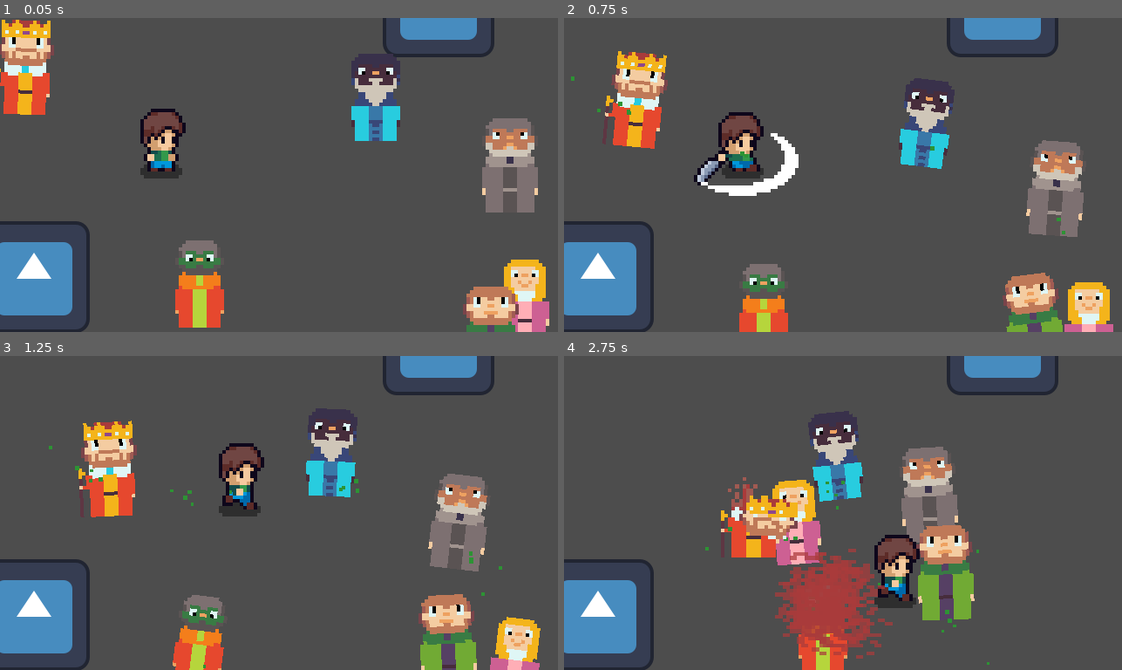
Above: before the commit, frames 1-4 (two rows, left to right).
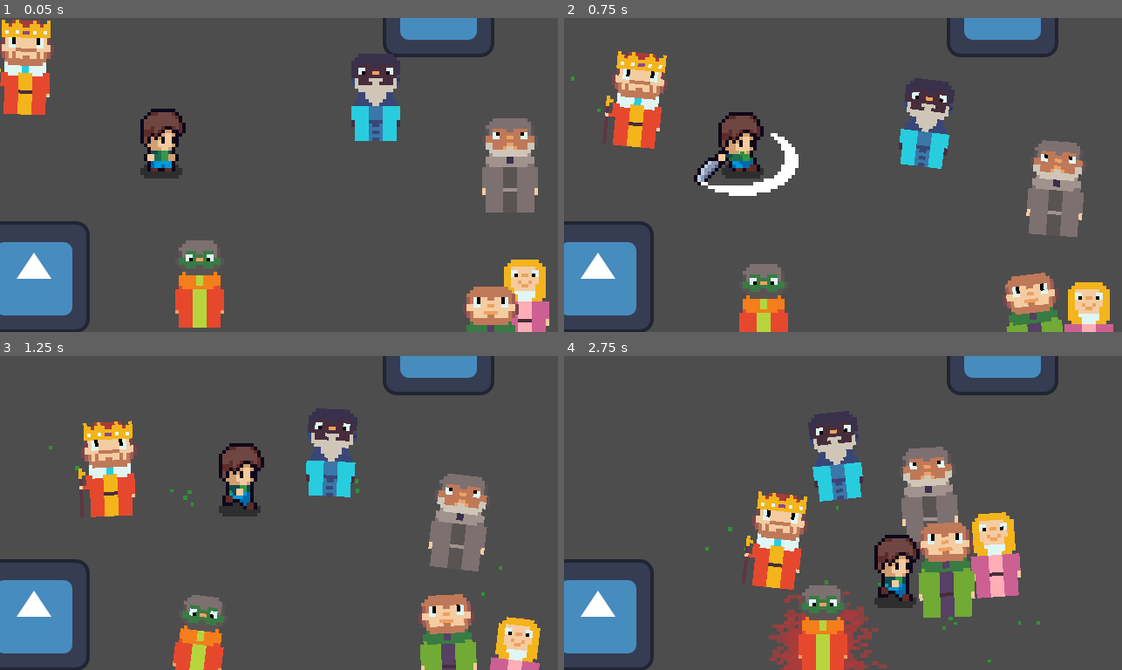
Above: after the commit, the same moments.

Repository: 1ChuckNorris1/BrackeysGameJam2026.2
Game: Godot game, scene res://Scenes/test_scene.tscn
Same seed, same stepped clock (60 frames per second), same inputs: the game is played once before the commit and once after it. This scene is started directly instead of the project's main scene. The engine's default icon, where the game draws it, is replaced by a stand-in: a white triangle on a blue panel in a dark square.
Inputs:
- Up to frame 1 (0.05 s): no input
- Up to frame 2 (0.75 s): hold Right (move_right) from 0.53 s (still down); tap J (attack) at 0.6 s
- Up to frame 3 (1.25 s): keep holding Right (move_right)
- Up to frame 4 (2.75 s): release Right (move_right) at 1.28 s; hold S (move_down) 1.28-2.03 s; tap J (attack) at 1.35, 2.1 s; hold Right (move_right) from 2.03 s (still down)

Frame 1 is identical in both runs. In frame 2, less than 0.1% of the frame differs, in the area x 9-90%, y 26-69%; in frame 3, less than 0.1%; in frame 4, 11%, in the area x 28-86%, y 38-100%.

Commit message:
menu music und besseres ordering der deathanimation

Diff:
--- a/brackeys-game-jam-2026.2/Scenes/Entities/enemy.tscn
+++ b/brackeys-game-jam-2026.2/Scenes/Entities/enemy.tscn
@@ -4,6 +4,7 @@
 [ext_resource type="Texture2D" uid="uid://52bltbtormm6" path="res://assets/aseprite/characters.png" id="2_ge2ll"]
 [ext_resource type="Texture2D" uid="uid://cv61364qbes5k" path="res://assets/aseprite/NPCsDieAnimation.png" id="3_ge2ll"]
 [ext_resource type="PackedScene" uid="uid://ximwursx10rv" path="res://Scenes/Components/movement_particles_component.tscn" id="4_ygq1y"]
+[ext_resource type="AudioStream" uid="uid://clfufjpfnllpd" path="res://assets/Sounds/SFX/deathMoerder.wav" id="5_tx8ge"]
 
 [sub_resource type="CapsuleShape2D" id="CapsuleShape2D_ulfyr"]
 radius = 13.5
@@ -764,6 +765,7 @@
 shape = SubResource("CircleShape2D_1cbk1")
 
 [node name="AnimatedSprite2D" type="AnimatedSprite2D" parent="." unique_id=1238180268]
+z_index = 5
 position = Vector2(-38, -15.5)
 scale = Vector2(2, 2)
 sprite_frames = SubResource("SpriteFrames_o6kgl")
@@ -772,6 +774,7 @@
 
 [node name="DeathAnimation" type="AnimatedSprite2D" parent="." unique_id=349507686]
 unique_name_in_owner = true
+z_index = 1
 position = Vector2(6.000001, -9.5)
 scale = Vector2(2.1, 2.1)
 sprite_frames = SubResource("SpriteFrames_on283")
@@ -780,6 +783,9 @@
 [node name="MovementParticlesComponent" parent="." unique_id=2100393624 instance=ExtResource("4_ygq1y")]
 unique_name_in_owner = true
 
+[node name="DieSound" type="AudioStreamPlayer" parent="." unique_id=2078157408]
+stream = ExtResource("5_tx8ge")
+
 [connection signal="body_entered" from="ControlledArea" to="." method="_on_controlled_area_body_entered"]
 [connection signal="body_entered" from="MurderArea" to="." method="_on_murder_area_body_entered"]
 [connection signal="animation_finished" from="DeathAnimation" to="." method="delete_self"]
--- a/brackeys-game-jam-2026.2/Scenes/Entities/king_agent.tscn
+++ b/brackeys-game-jam-2026.2/Scenes/Entities/king_agent.tscn
@@ -4,32 +4,11 @@
 [ext_resource type="Texture2D" uid="uid://52bltbtormm6" path="res://assets/aseprite/characters.png" id="2_plaf6"]
 [ext_resource type="Texture2D" uid="uid://cv61364qbes5k" path="res://assets/aseprite/NPCsDieAnimation.png" id="3_plaf6"]
 [ext_resource type="PackedScene" uid="uid://ximwursx10rv" path="res://Scenes/Components/movement_particles_component.tscn" id="4_ne00k"]
+[ext_resource type="AudioStream" uid="uid://cutcgjn6hanid" path="res://assets/Sounds/SFX/deathkoenig.wav" id="5_df8lv"]
 
 [sub_resource type="CapsuleShape2D" id="CapsuleShape2D_ulfyr"]
 radius = 12.0
 height = 26.0
-
-[sub_resource type="AtlasTexture" id="AtlasTexture_ne00k"]
-atlas = ExtResource("2_plaf6")
-region = Rect2(0, 352, 32, 32)
-
-[sub_resource type="AtlasTexture" id="AtlasTexture_df8lv"]
-atlas = ExtResource("2_plaf6")
-region = Rect2(160, 352, 32, 32)
-
-[sub_resource type="SpriteFrames" id="SpriteFrames_ulfyr"]
-animations = [{
-"frames": [{
-"duration": 1.0,
-"texture": SubResource("AtlasTexture_ne00k")
-}, {
-"duration": 1.0,
-"texture": SubResource("AtlasTexture_df8lv")
-}],
-"loop": 1,
-"name": &"idle",
-"speed": 5.0
-}]
 
 [sub_resource type="AtlasTexture" id="AtlasTexture_wmsum"]
 atlas = ExtResource("2_plaf6")
@@ -67,7 +46,15 @@
 atlas = ExtResource("3_plaf6")
 region = Rect2(1120, 464, 32, 32)
 
-[sub_resource type="SpriteFrames" id="SpriteFrames_qpw4w"]
+[sub_resource type="AtlasTexture" id="AtlasTexture_ne00k"]
+atlas = ExtResource("2_plaf6")
+region = Rect2(0, 352, 32, 32)
+
+[sub_resource type="AtlasTexture" id="AtlasTexture_df8lv"]
+atlas = ExtResource("2_plaf6")
+region = Rect2(160, 352, 32, 32)
+
+[sub_resource type="SpriteFrames" id="SpriteFrames_ulfyr"]
 animations = [{
 "frames": [{
 "duration": 1.0,
@@ -100,6 +87,17 @@
 "loop": 0,
 "name": &"die",
 "speed": 10.0
+}, {
+"frames": [{
+"duration": 1.0,
+"texture": SubResource("AtlasTexture_ne00k")
+}, {
+"duration": 1.0,
+"texture": SubResource("AtlasTexture_df8lv")
+}],
+"loop": 1,
+"name": &"idle",
+"speed": 5.0
 }]
 
 [node name="king_agent" type="CharacterBody2D" unique_id=1024896108 groups=["Damageable", "King"]]
@@ -107,11 +105,6 @@
 scale = Vector2(2, 2)
 script = ExtResource("1_27ur3")
 base_speed = 125.0
-wackel_speed = null
-wackel_winkel = null
-sprung_hoehe = null
-wait_chance = null
-max_wait_time = null
 
 [node name="NavigationAgent2D" type="NavigationAgent2D" parent="." unique_id=1533056958]
 avoidance_enabled = true
@@ -122,22 +115,16 @@
 shape = SubResource("CapsuleShape2D_ulfyr")
 
 [node name="AnimatedSprite2D" type="AnimatedSprite2D" parent="." unique_id=164618458 groups=["Damageable"]]
+z_index = 5
 position = Vector2(13.5, -16)
 scale = Vector2(2, 2)
 sprite_frames = SubResource("SpriteFrames_ulfyr")
-animation = &"idle"
-frame_progress = 0.082740515
-
-[node name="DeathAnimation" type="AnimatedSprite2D" parent="." unique_id=1304059038]
-unique_name_in_owner = true
-position = Vector2(15, -18.5)
-scale = Vector2(2.1, 2.1)
-sprite_frames = SubResource("SpriteFrames_qpw4w")
 animation = &"die"
-frame = 8
-frame_progress = 1.0
 
 [node name="MovementParticlesComponent" parent="." unique_id=2100393624 instance=ExtResource("4_ne00k")]
 unique_name_in_owner = true
 
-[connection signal="animation_finished" from="DeathAnimation" to="." method="loose_level"]
+[node name="DieSound" type="AudioStreamPlayer" parent="." unique_id=1766507394]
+stream = ExtResource("5_df8lv")
+
+[connection signal="animation_finished" from="AnimatedSprite2D" to="." method="_on_animated_sprite_2d_animation_finished"]
--- a/brackeys-game-jam-2026.2/Scenes/Entities/npc_agent.tscn
+++ b/brackeys-game-jam-2026.2/Scenes/Entities/npc_agent.tscn
@@ -4,6 +4,7 @@
 [ext_resource type="Script" uid="uid://4j8ing3ctbsl" path="res://Scripts/Entities/Agents/npc_agent.gd" id="1_s3psu"]
 [ext_resource type="Texture2D" uid="uid://cv61364qbes5k" path="res://assets/aseprite/NPCsDieAnimation.png" id="3_0oc5o"]
 [ext_resource type="PackedScene" uid="uid://ximwursx10rv" path="res://Scenes/Components/movement_particles_component.tscn" id="4_cb1je"]
+[ext_resource type="AudioStream" uid="uid://clfufjpfnllpd" path="res://assets/Sounds/SFX/deathMoerder.wav" id="5_gf8ed"]
 
 [sub_resource type="CapsuleShape2D" id="CapsuleShape2D_ulfyr"]
 radius = 13.5
@@ -743,6 +744,7 @@
 shape = SubResource("CapsuleShape2D_ulfyr")
 
 [node name="AnimatedSprite2D" type="AnimatedSprite2D" parent="." unique_id=1365500111]
+z_index = 5
 position = Vector2(-38, -16)
 scale = Vector2(2, 2)
 sprite_frames = SubResource("SpriteFrames_s3psu")
@@ -752,7 +754,8 @@
 [node name="DeathAnimation" type="AnimatedSprite2D" parent="." unique_id=729034662]
 unique_name_in_owner = true
 visible = false
-position = Vector2(6.000001, -9.5)
+z_index = 1
+position = Vector2(2.499999, 15.000004)
 scale = Vector2(2.1, 2.1)
 sprite_frames = SubResource("SpriteFrames_ulfyr")
 animation = &"die"
@@ -763,4 +766,7 @@
 unique_name_in_owner = true
 position = Vector2(1.5, 12.5)
 
+[node name="DieSound" type="AudioStreamPlayer" parent="." unique_id=848984007]
+stream = ExtResource("5_gf8ed")
+
 [connection signal="animation_finished" from="DeathAnimation" to="." method="loose_level"]
--- a/brackeys-game-jam-2026.2/Scenes/Player.tscn
+++ b/brackeys-game-jam-2026.2/Scenes/Player.tscn
@@ -429,6 +429,7 @@
 size = Vector2(98.5, 106)
 
 [node name="Player" type="CharacterBody2D" unique_id=1244140961]
+z_index = 5
 position = Vector2(0, -37)
 collision_layer = 0
 collision_mask = 0
--- /dev/null
+++ b/brackeys-game-jam-2026.2/Scenes/menu_music.tscn
@@ -0,0 +1,7 @@
+[gd_scene format=3 uid="uid://cvbi43mmw8hn5"]
+
+[ext_resource type="AudioStream" uid="uid://b1odl74j4bssh" path="res://assets/Sounds/Music/menu-music.wav" id="1_yq8ps"]
+
+[node name="MenuMusic" type="AudioStreamPlayer" unique_id=1110401496]
+stream = ExtResource("1_yq8ps")
+autoplay = true
--- a/brackeys-game-jam-2026.2/Scripts/Entities/Agents/agent_class.gd
+++ b/brackeys-game-jam-2026.2/Scripts/Entities/Agents/agent_class.gd
@@ -3,7 +3,6 @@
 
 @onready var animated_sprite_2d: AnimatedSprite2D = $AnimatedSprite2D
 @onready var nav_agent: NavigationAgent2D = $NavigationAgent2D
-@onready var die_animation: AnimatedSprite2D = %DeathAnimation
 @onready var movement_particles: Node2D = %MovementParticlesComponent
 
 @export var tile_map_layers: Array[TileMapLayer]
@@ -33,7 +32,6 @@
 
 func _ready():
 	movement_particles.tile_map_layers = tile_map_layers
-	die_animation.visible = false
 	speed = base_speed
 	for waypoint in waypoint_container.get_children():
 		if waypoint is Marker2D:
--- a/brackeys-game-jam-2026.2/Scripts/Entities/Agents/enemy.gd
+++ b/brackeys-game-jam-2026.2/Scripts/Entities/Agents/enemy.gd
@@ -1,9 +1,11 @@
 extends Agent
 
 
-@export var attack_speed = 400.0
+@export var attack_speed = 300.0
 var target_to_follow: Node2D = null
 
+@onready var death_animation: AnimatedSprite2D = %DeathAnimation
+@onready var die_sound: AudioStreamPlayer = $DieSound
 
 func prepare():
 	if Global.free_costumes.size() > 0:
@@ -38,8 +40,9 @@
 func die():
 	is_waiting = true
 	is_chasing = false
-	die_animation.visible = true
-	die_animation.play("die")
+	death_animation.visible = true
+	die_sound.playing = true
+	death_animation.play("die")
 
 func delete_self():
 	call_deferred("queue_free")
--- a/brackeys-game-jam-2026.2/Scripts/Entities/Agents/king_agent.gd
+++ b/brackeys-game-jam-2026.2/Scripts/Entities/Agents/king_agent.gd
@@ -1,4 +1,7 @@
 extends Agent
+
+
+@onready var die_sound: AudioStreamPlayer = $DieSound
 
 
 func prepare():
@@ -34,11 +37,16 @@
 
 func die():
 	is_waiting = true
-	die_animation.visible = true
-	die_animation.play("die")
-	animated_sprite_2d.queue_free()
+	die_sound.playing = true
+	animated_sprite_2d.play("die")
+
 
 func loose_level():
 	print("Game Over")
 	Gamemanager.loose_game()
 	queue_free()
+
+
+func _on_animated_sprite_2d_animation_finished() -> void:
+
+	loose_level()
--- a/brackeys-game-jam-2026.2/Scripts/Entities/Agents/npc_agent.gd
+++ b/brackeys-game-jam-2026.2/Scripts/Entities/Agents/npc_agent.gd
@@ -1,13 +1,16 @@
 extends Agent
 
+@onready var die_sound: AudioStreamPlayer = $DieSound
+@onready var death_animation: AnimatedSprite2D = %DeathAnimation
 
 func take_damage():
 	die()
 
 func die():
 	is_waiting = true
-	die_animation.visible = true
-	die_animation.play("die")
+	death_animation.visible = true
+	die_sound.playing = true
+	death_animation.play("die")
 
 func prepare():
 	if Global.free_costumes.size() > 0:
--- /dev/null
+++ b/brackeys-game-jam-2026.2/Scripts/Globals/menu_music.gd
@@ -0,0 +1,4 @@
+extends AudioStreamPlayer
+
+
+# Called when the node enters the scene tree for the first time.
--- a/brackeys-game-jam-2026.2/Scripts/UIScript/button_class.gd
+++ b/brackeys-game-jam-2026.2/Scripts/UIScript/button_class.gd
@@ -13,4 +13,6 @@
 	if scene_path == null:
 		return
 	print("changing scene")
+	if scene_path.contains("Castle") or scene_path.contains("Market"):
+			MenuMusic.stop()
 	get_tree().change_scene_to_file(scene_path)
--- a/brackeys-game-jam-2026.2/Scripts/UIScript/level_class.gd
+++ b/brackeys-game-jam-2026.2/Scripts/UIScript/level_class.gd
@@ -6,6 +6,7 @@
 
 func _ready() -> void:
 	get_tree().paused = true
+	MenuMusic.playing = false
 
 
 func _on_button_pressed() -> void:
--- a/brackeys-game-jam-2026.2/Scripts/UIScript/main_menu.gd
+++ b/brackeys-game-jam-2026.2/Scripts/UIScript/main_menu.gd
@@ -1 +1,6 @@
 extends Control
+
+func _ready() -> void:
+
+	if MenuMusic.playing == false:
+		MenuMusic.playing = true
--- a/brackeys-game-jam-2026.2/project.godot
+++ b/brackeys-game-jam-2026.2/project.godot
@@ -20,6 +20,7 @@
 Global="*uid://bh7g0lfq84w0f"
 Gamemanager="*uid://drdoxca8h8my6"
 SettingsManager="*uid://dp8w6rfmgvh36"
+MenuMusic="*uid://cvbi43mmw8hn5"
 
 [display]
 
Not shown, added: brackeys-game-jam-2026.2/Scripts/Globals/menu_music.gd.uid
